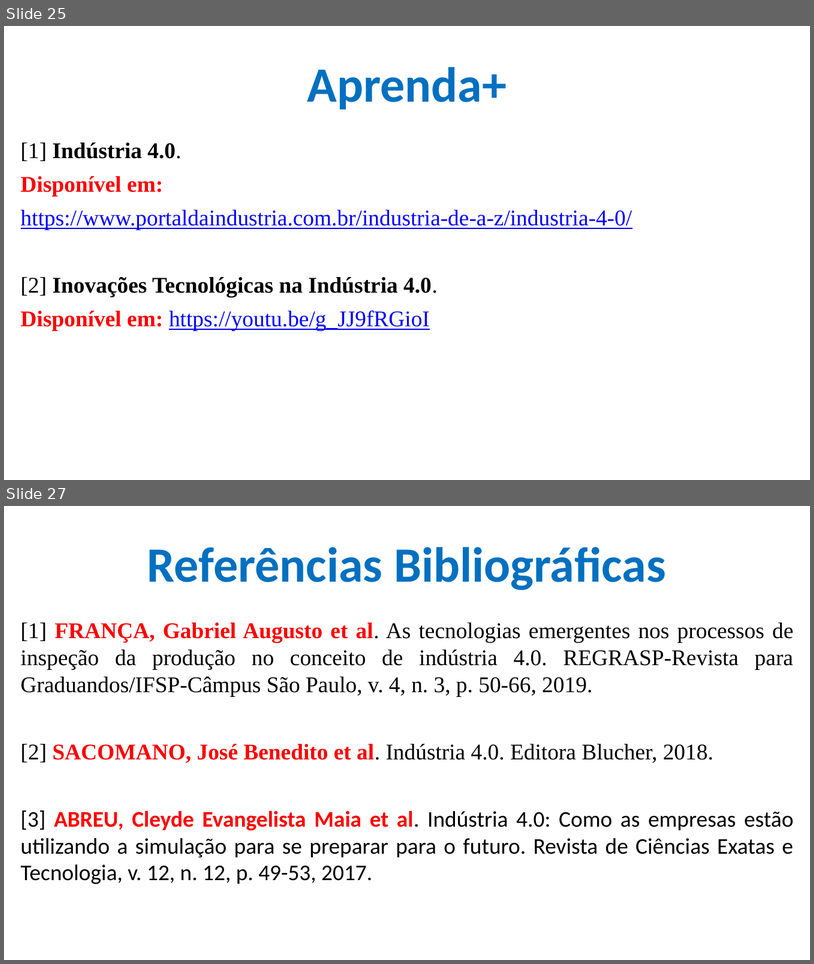
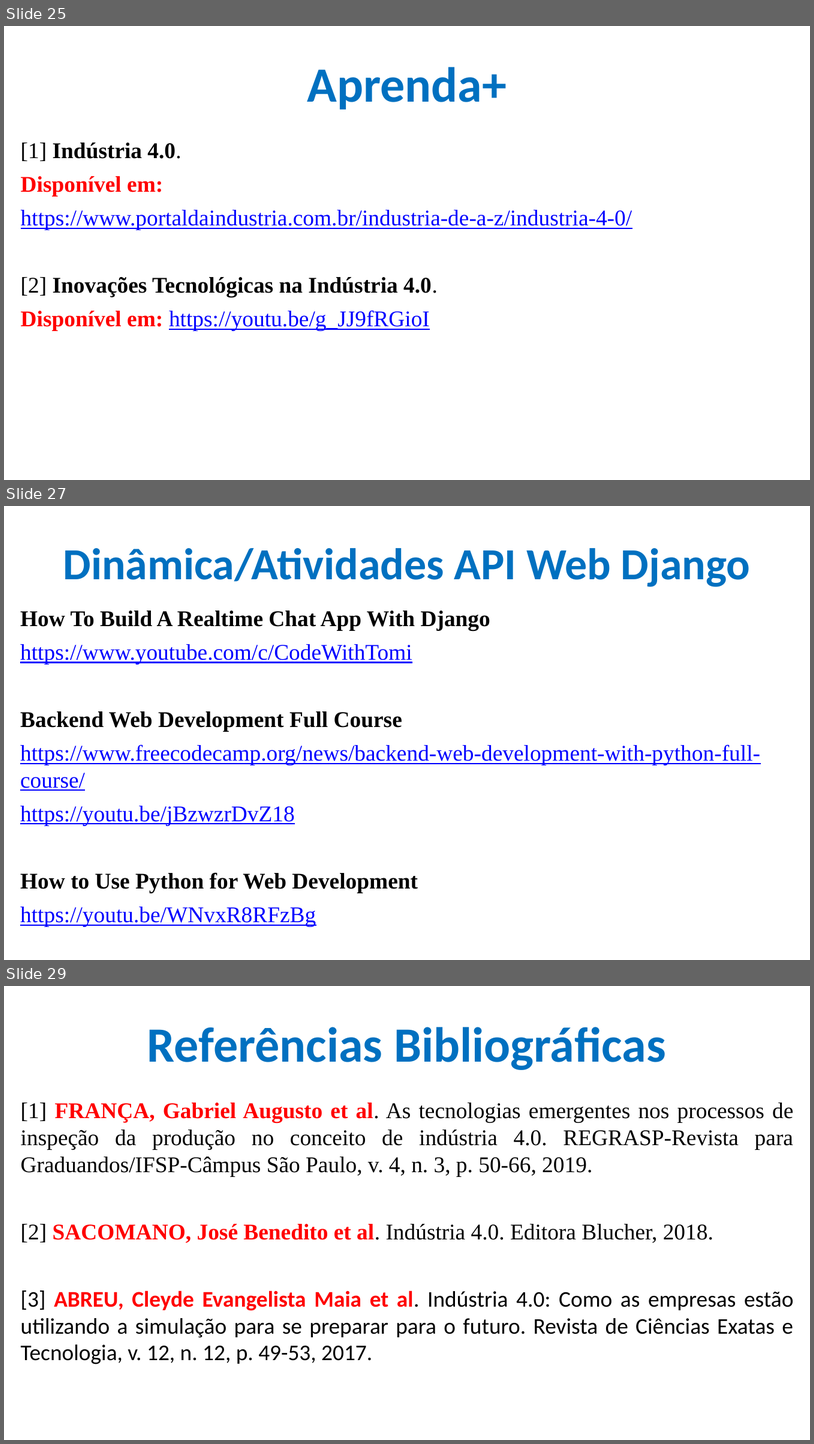
Before and after one commit to CloudEducationBrazil/WydenArea1AplicacaoCloudIndustria40Python, a slide deck: 01 Classes/Aula 08 - Aplicação Cloud Indústria 40 Python IoT - Tecnologias Emergentes.pptx. Shown one above the other, each under a label of ours: slides 25 and 27 before the commit, slides 25, 27 and 29 after it; the slides between them are not shown. The pictures are 814x964 and 814x1444 pixels, drawn with LibreOffice and Linux fonts; fonts in the diff are those of the drawing; background and template pictures are left out. Boxes give left, top, right and bottom in pixels: in the first picture for what was removed or moved away, otherwise in the second. Text is boxed around its words. In the diff, an @@ line names an element or a change of style, - is before the commit and + after.

Commit message:
Aula 08 Cloud IoT Python Indústria 4.0 e Outros 09maio2023

```diff
--- a/01 Classes/Aula 08 - Aplicação Cloud Indústria 40 Python IoT - Tecnologias Emergentes.pptx
+++ b/01 Classes/Aula 08 - Aplicação Cloud Indústria 40 Python IoT - Tecnologias Emergentes.pptx
@@ slide 27 added at <box>4,506,810,960</box>, background picture (left out) @@
@@ title added at <box>63,548,751,587</box>, 39.6 pt, text #0070C0, bold @@
+Dinâmica/Atividades API Web Django
@@ text added at <box>20,610,761,926</box>, 20 pt, text #0000FF, underline @@
+How To Build A Realtime Chat App With Django
+https://www.youtube.com/c/CodeWithTomi
+Backend Web Development Full Course
+https://www.freecodecamp.org/news/backend-web-development-with-python-full-course/
+https://youtu.be/jBzwzrDvZ18
+How to Use Python for Web Development
+https://youtu.be/WNvxR8RFzBg
@@ what was slide 27 is now slide 29 @@
```
Also in this commit, not shown: 4 slides changed, 1 other slide added, 2 other files.
